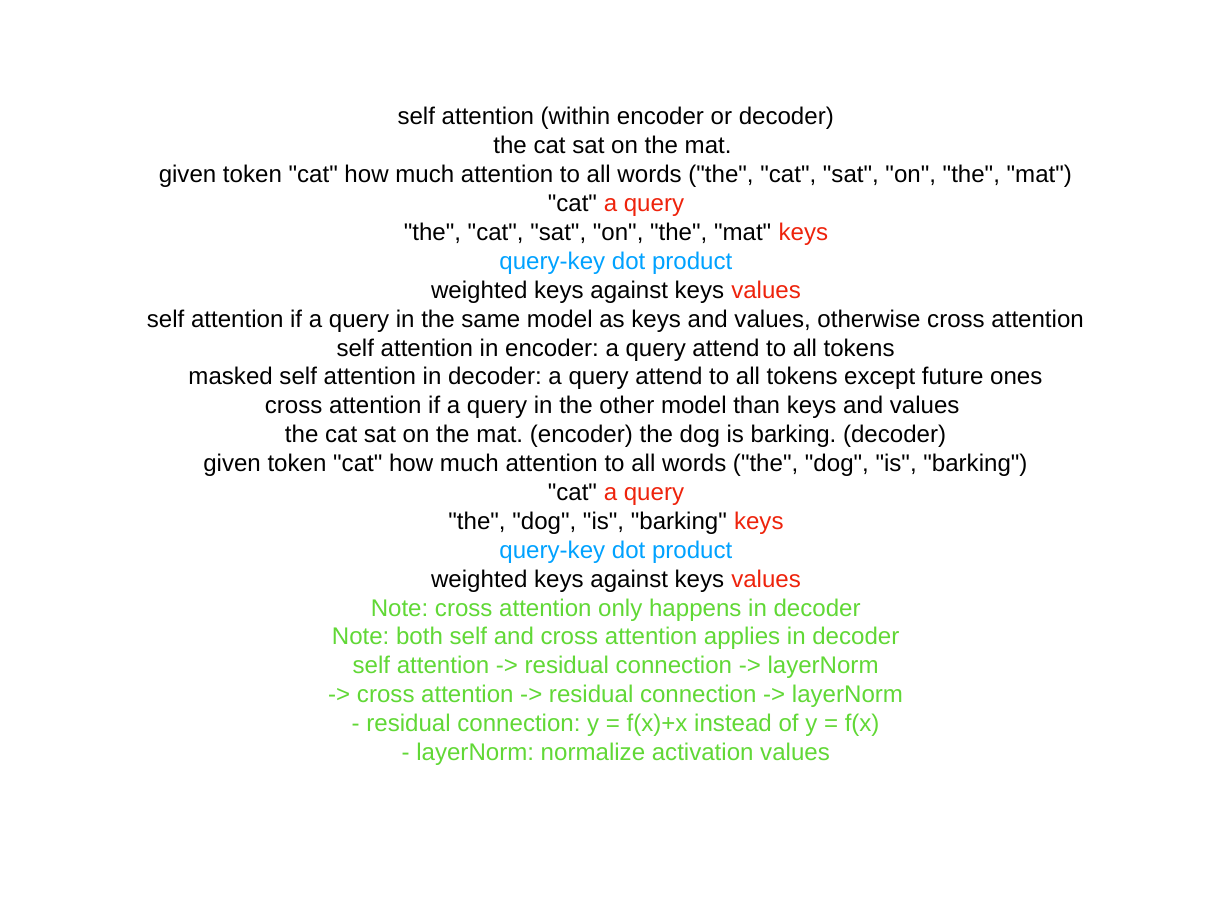
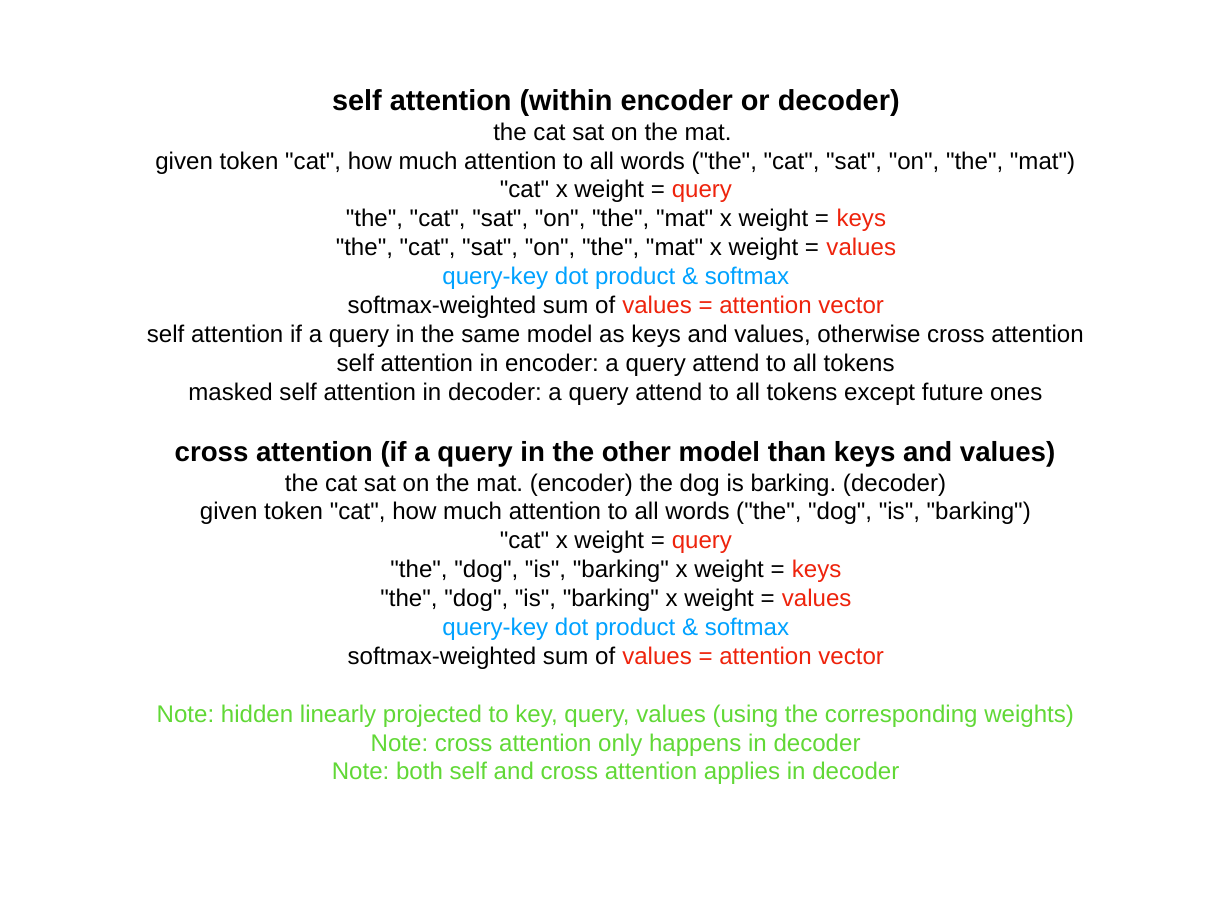
Before and after one commit to nkyc-no-name/class2025Spring, a slide deck: slide 70 of NeuralNetBasics_short.pptx (slide 59 before the commit). Drawn at 1232x924 pixels with LibreOffice and Linux fonts; fonts in the diff are those of the drawing. Boxes give left, top, right and bottom in pixels: in the first picture for what was removed or moved away, otherwise in the second. Text is boxed around its words. In the diff, an @@ line names an element or a change of style, - is before the commit and + after.

```diff
--- a/NeuralNetBasics_short.pptx
+++ b/NeuralNetBasics_short.pptx
@@ text "self attention (within encoder or ..." moved from (x1=147, y1=106, x2=1083, y2=765) to (x1=147, y1=89, x2=1083, y2=784) @@
@@ text at (x1=332, y1=89, x2=900, y2=115): size 20 to 24 pt, bold on in "self attention (within encoder or decoder)" @@
@@ text at (x1=155, y1=151, x2=1075, y2=318): text changed @@
-given token "cat" how much attention to all words ("the", "cat", "sat", "on", "the", "mat")
-"cat" a query
-"the", "cat", "sat", "on", "the", "mat" keys
-query-key dot product
-weighted keys against keys values
+given token "cat", how much attention to all words ("the", "cat", "sat", "on", "the", "mat")
+"cat" x weight = query
+"the", "cat", "sat", "on", "the", "mat" x weight = keys
+"the", "cat", "sat", "on", "the", "mat" x weight = values
+query-key dot product & softmax
+softmax-weighted sum of values = attention vector
@@ text at (x1=175, y1=441, x2=1055, y2=466): text changed; size 20 to 23 pt; bold on @@
-cross attention if a query in the other model than keys and values
+cross attention (if a query in the other model than keys and values)
@@ text at (x1=157, y1=501, x2=1074, y2=727): text changed @@
-given token "cat" how much attention to all words ("the", "dog", "is", "barking")
-"cat" a query
-"the", "dog", "is", "barking" keys
-query-key dot product
-weighted keys against keys values
+given token "cat", how much attention to all words ("the", "dog", "is", "barking")
+"cat" x weight = query
+"the", "dog", "is", "barking" x weight = keys
+"the", "dog", "is", "barking" x weight = values
+query-key dot product & softmax
+softmax-weighted sum of values = attention vector
+Note: hidden linearly projected to key, query, values (using the corresponding weights)
@@ text at (x1=353, y1=655, x2=903, y2=765): paragraphs removed @@
-self attention -> residual connection -> layerNorm
--> cross attention -> residual connection -> layerNorm
-- residual connection: y = f(x)+x instead of y = f(x)
-- layerNorm: normalize activation values
```
Also in this commit, not shown: 27 other slides changed, 1 other file.
